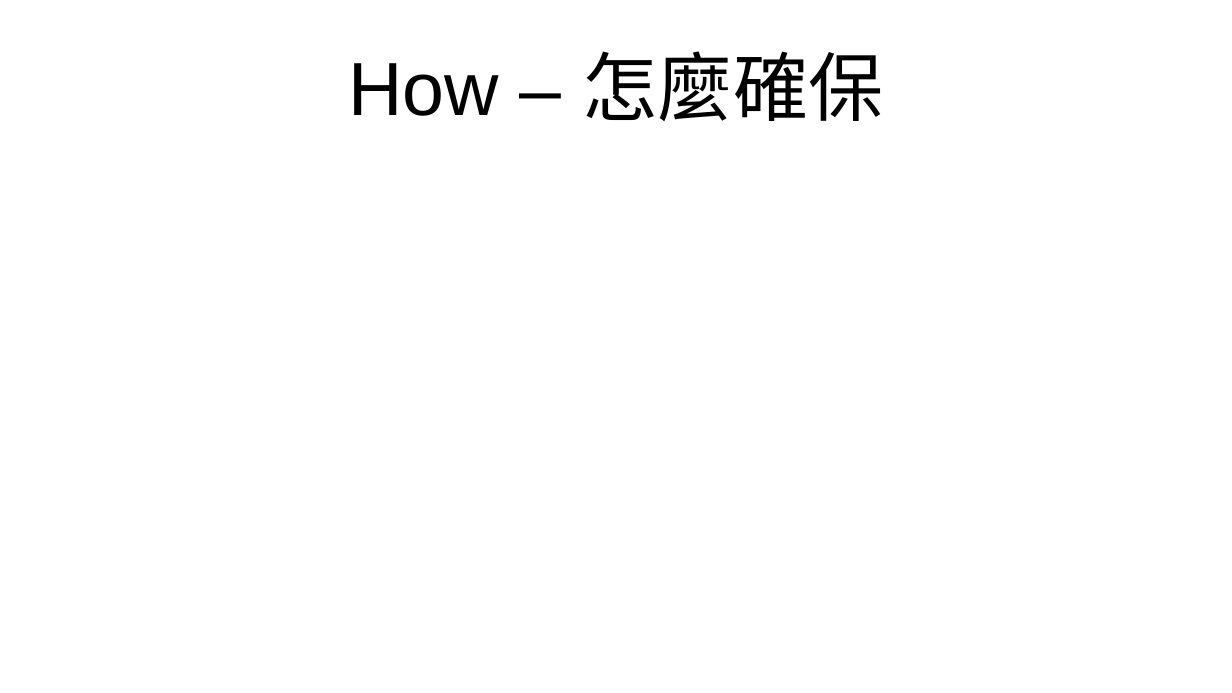
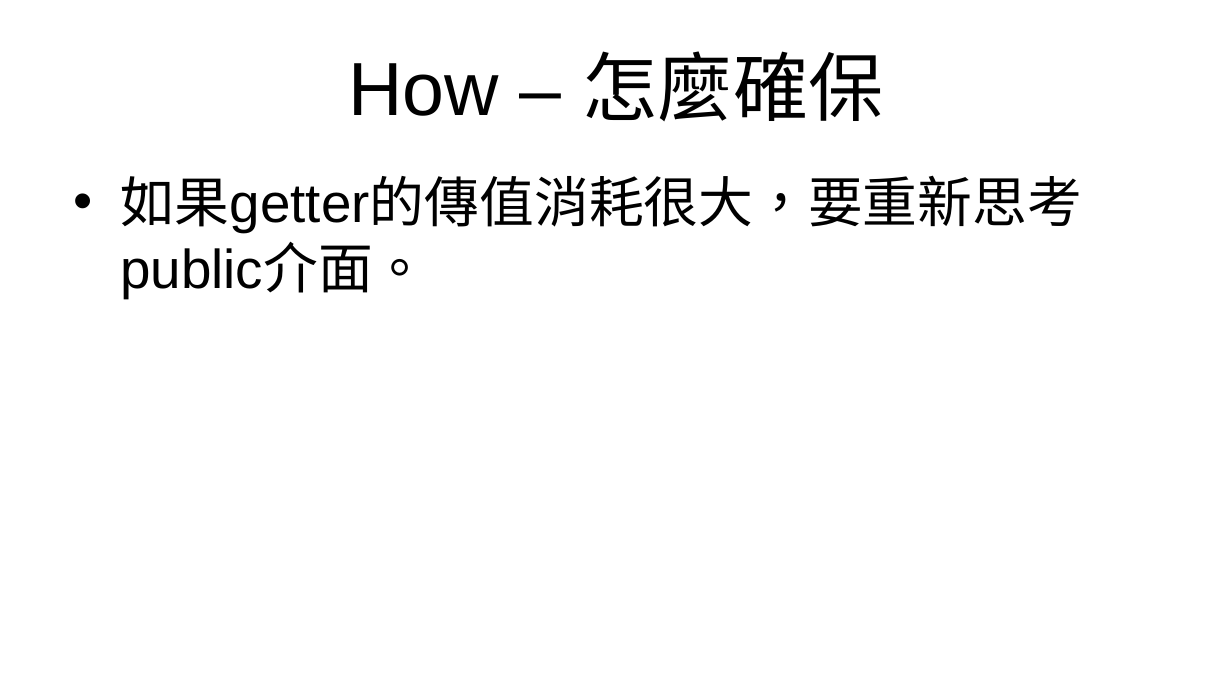
Before and after one commit to Chesham/more-effective-csharp, a slide deck: slide 4 of more-effective-csharp-2nd-edition/slides/item06-確保屬性運作如資料一般.pptx. Drawn at 1232x693 pixels with LibreOffice and Linux fonts; fonts in the diff are those of the drawing; background and template pictures are left out. Boxes give left, top, right and bottom in pixels: in the first picture for what was removed or moved away, otherwise in the second. Text is boxed around its words. In the diff, an @@ line names an element or a change of style, - is before the commit and + after.

```diff
--- a/more-effective-csharp-2nd-edition/slides/item06-確保屬性運作如資料一般.pptx
+++ b/more-effective-csharp-2nd-edition/slides/item06-確保屬性運作如資料一般.pptx
@@ text added at bbox=[120, 175, 1082, 298], 32 pt, text #000000 @@
+• 如果getter的傳值消耗很大，要重新思考public介面。
```
Also in this commit, not shown: 9 other files.
